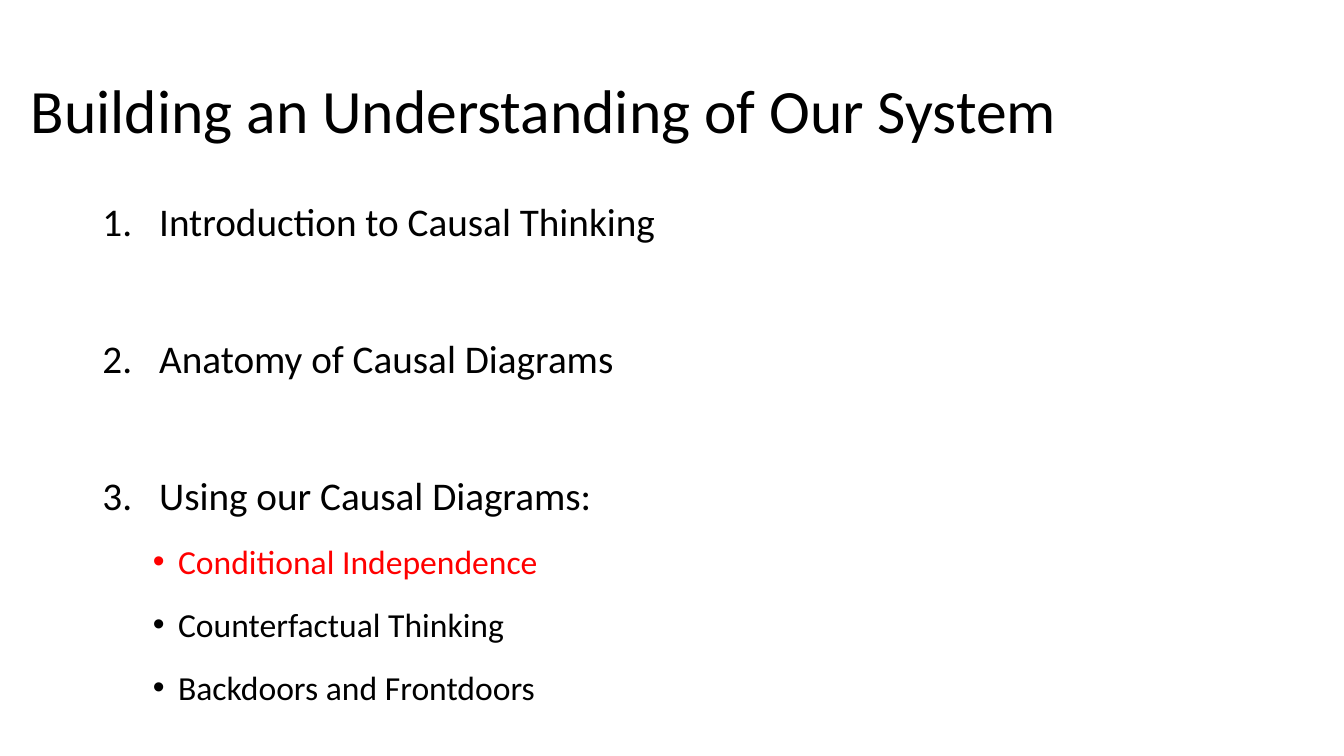
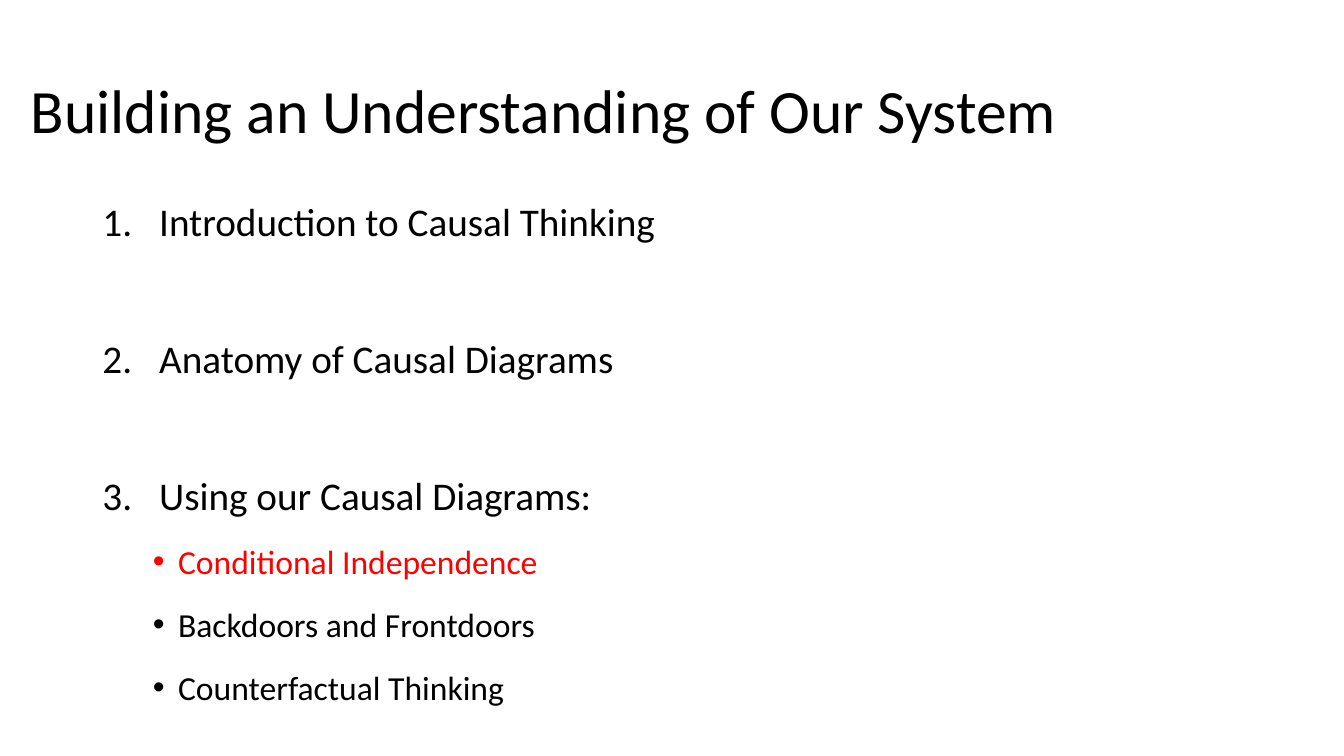
Before and after one commit to biol607/biol607.github.io, a slide deck: slide 38 of lectures/causal_diagrams.pptx (slide 29 before the commit). Drawn at 1344x756 pixels with LibreOffice and Linux fonts; fonts in the diff are those of the drawing. Boxes give left, top, right and bottom in pixels: in the first picture for what was removed or moved away, otherwise in the second. Text is boxed around its words. In the diff, an @@ line names an element or a change of style, - is before the commit and + after.

```diff
--- a/lectures/causal_diagrams.pptx
+++ b/lectures/causal_diagrams.pptx
@@ text at [178,613,535,638]: paragraph added @@
+  • Backdoors and Frontdoors
@@ text at [178,676,535,701]: paragraph removed @@
-  • Backdoors and Frontdoors
```
Also in this commit, not shown: 15 other slides changed, 19 slides added, 5 slides removed.
